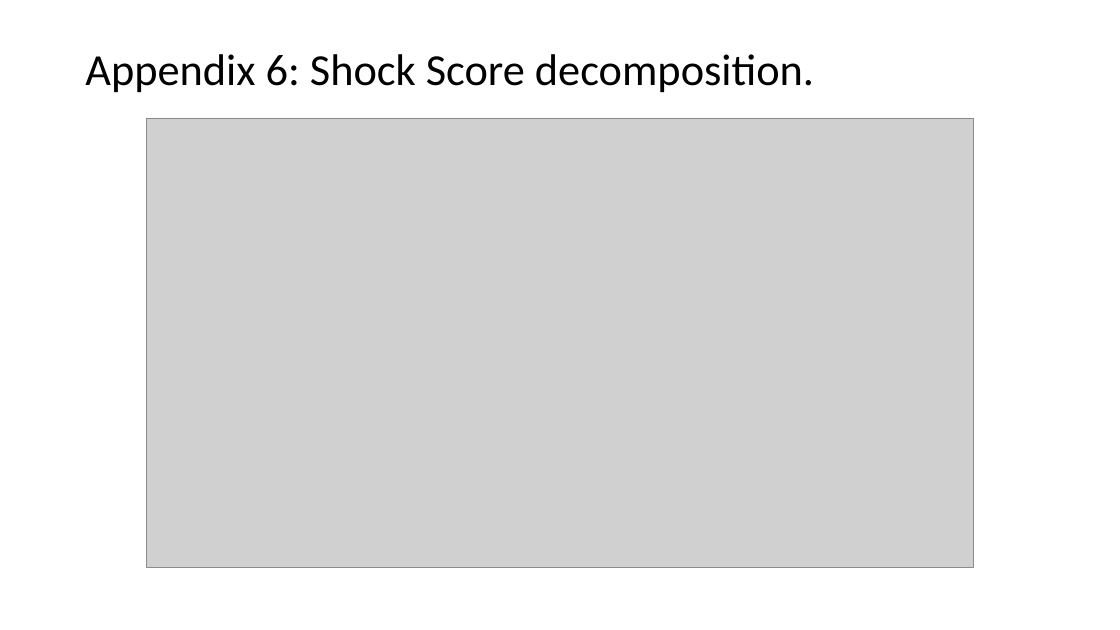
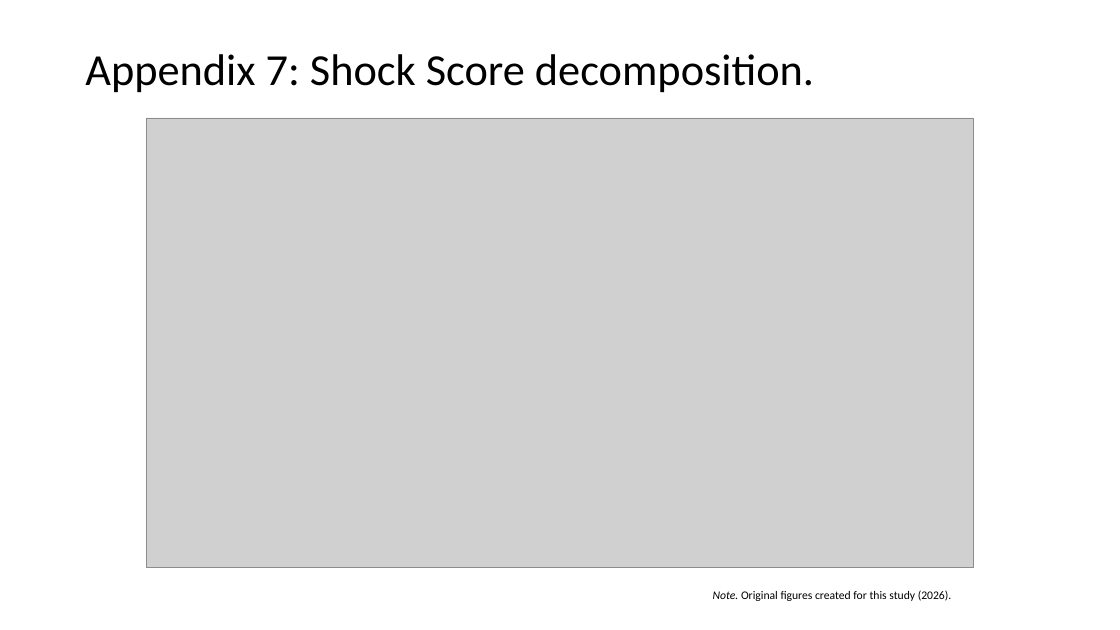
Before and after one commit to Amarows/thesis, a slide deck: slide 25 of documents/aliaksei_malashonak_sbs_thesis_defence.pptx (slide 21 before the commit). Drawn at 1120x630 pixels with LibreOffice and Linux fonts; fonts in the diff are those of the drawing; grey boxes stand for pictures; background and template pictures are left out. Boxes give left, top, right and bottom in pixels: in the first picture for what was removed or moved away, otherwise in the second. Text is boxed around its words. In the diff, an @@ line names an element or a change of style, - is before the commit and + after.

```diff
--- a/documents/aliaksei_malashonak_sbs_thesis_defence.pptx
+++ b/documents/aliaksei_malashonak_sbs_thesis_defence.pptx
@@ title at [85, 54, 814, 92]: text changed @@
-Appendix 6: Shock Score decomposition.
+Appendix 7: Shock Score decomposition.
@@ text added at [713, 590, 952, 601], 10 pt, text #000000 @@
+Note. Original figures created for this study (2026).
```
Also in this commit, not shown: 18 other slides changed, 4 slides added, 2 slides removed.
